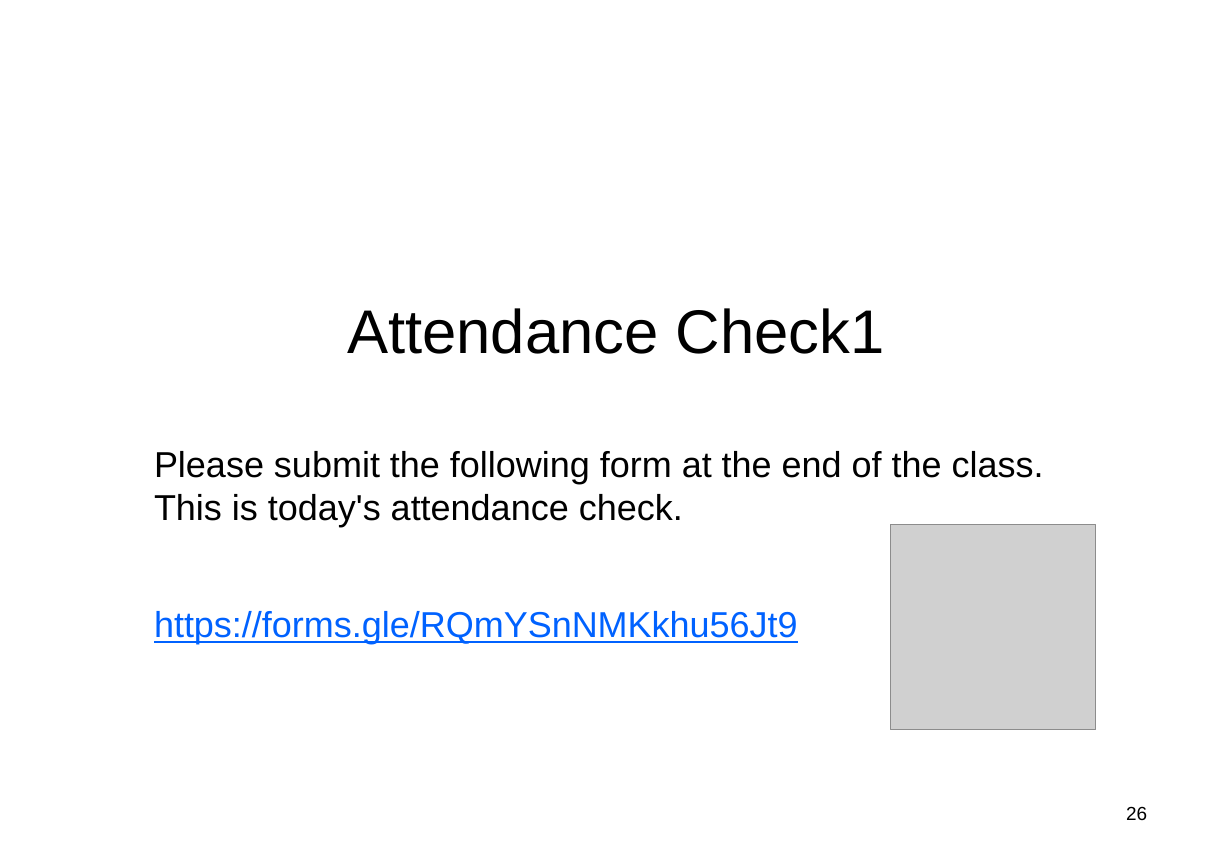
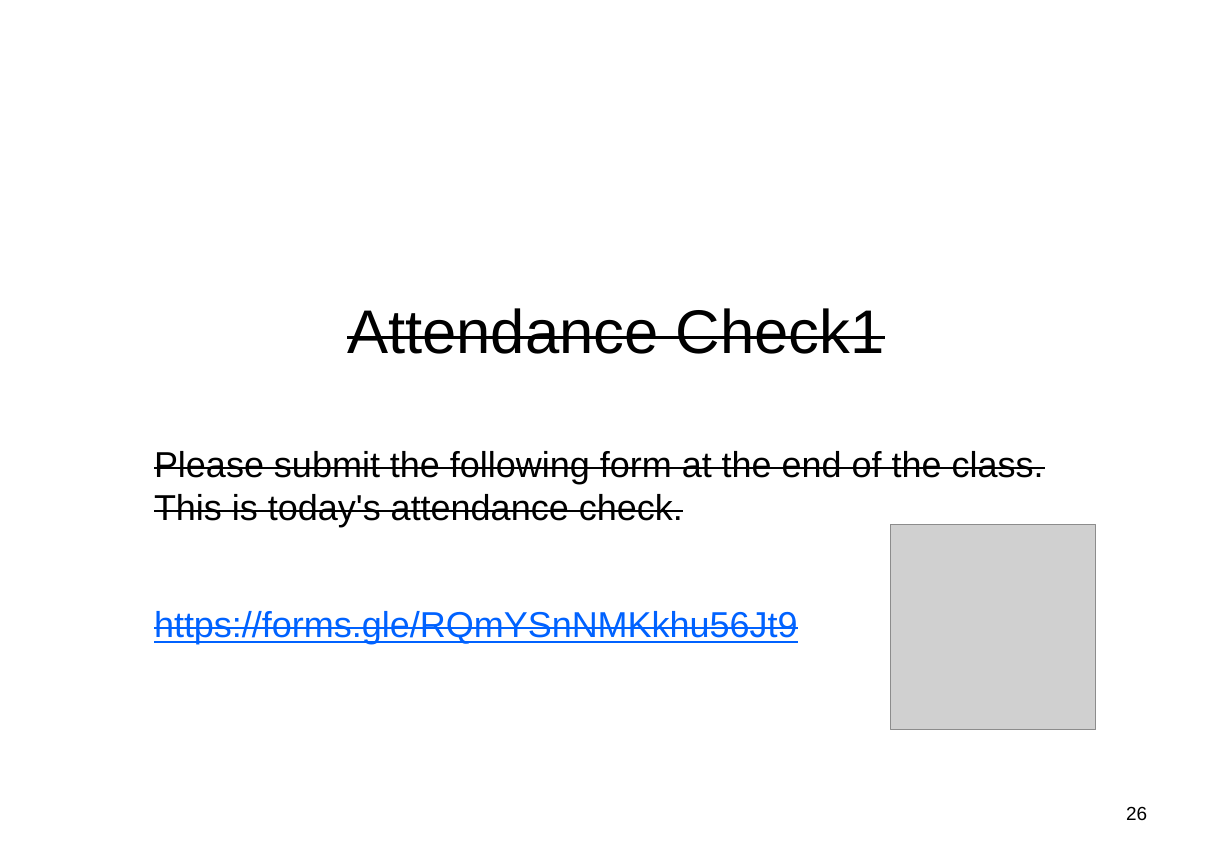
Before and after one commit to MarikoTagawa/kosen-mongolia-materials, a slide deck: slide 26 of fundamentals-of-algorithms/slides/Fundamentals_Algorithms.pptx. Drawn at 1232x853 pixels with LibreOffice and Linux fonts; fonts in the diff are those of the drawing; grey boxes stand for pictures. Boxes give left, top, right and bottom in pixels: in the first picture for what was removed or moved away, otherwise in the second. Text is boxed around its words. In the diff, an @@ line names an element or a change of style, - is before the commit and + after.

```diff
--- a/fundamentals-of-algorithms/slides/Fundamentals_Algorithms.pptx
+++ b/fundamentals-of-algorithms/slides/Fundamentals_Algorithms.pptx
@@ title "Attendance Check1" at (x1=347, y1=308, x2=885, y2=354): strikethrough on @@
@@ subtitle "Please submit the following form ..." at (x1=154, y1=451, x2=1044, y2=644): strikethrough on @@
```
Also in this commit, not shown: 5 other slides changed.
